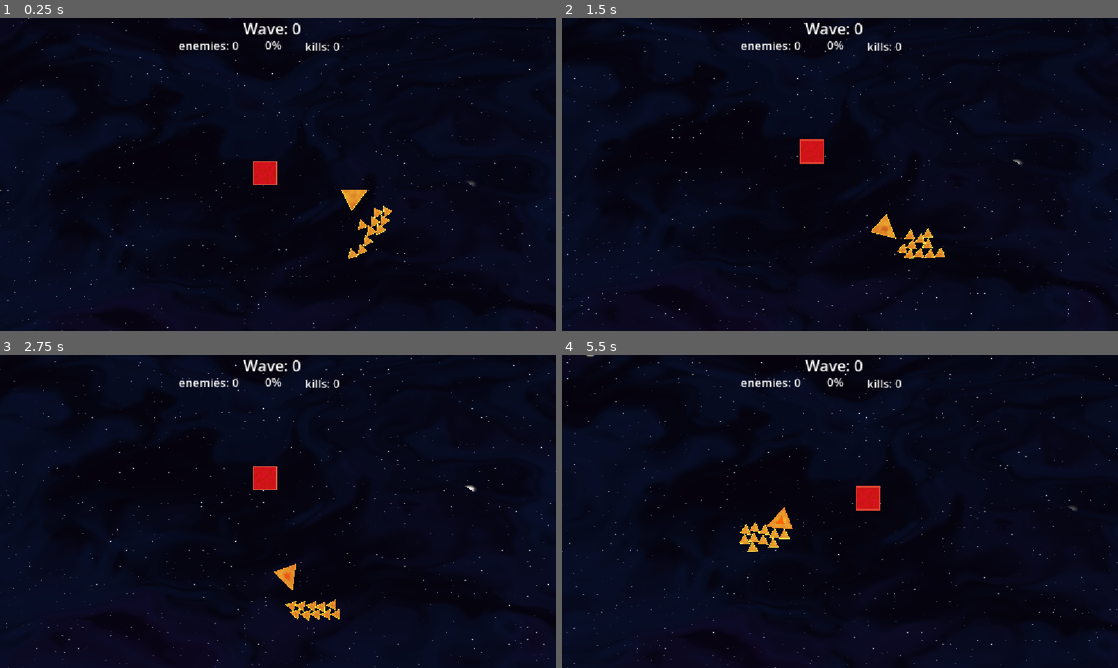
Above: before the commit, frames 1-4 (two rows, left to right).
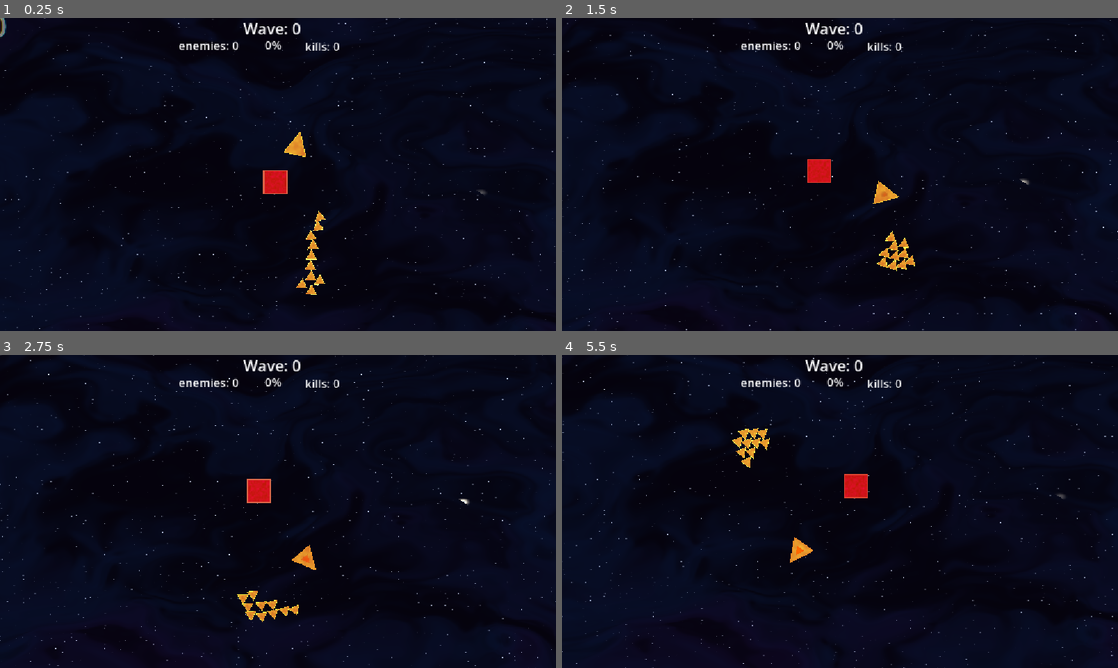
Above: after the commit, the same moments.

Repository: Eugene0-dev/SqRT
Game: Godot game, scene res://scenes/world.tscn
Two runs of this game, one before a commit and one after it. Both use one fixed random seed, a clock stepped at 60 frames per second and the inputs below.
Inputs:
- Up to frame 1 (0.25 s): no input
- Up to frame 2 (1.5 s): no input
- Up to frame 3 (2.75 s): no input
- Up to frame 4 (5.5 s): no input

The runs differ from the first frame. In frame 1, 2.3% of the frame differs, in the area x 0-100%, y 0-100%; in frame 2, 2.4%; in frame 3, 2.3%; in frame 4, 2.5%.
Error in both runs: Invalid assignment of property or key 'circles_counter' with value of type 'int' on a base object of type 'Nil'. (res://scripts/world.gd:67)

Commit message:
refactoring

Diff:
--- a/scripts/triangle.gd
+++ b/scripts/triangle.gd
@@ -90,16 +90,15 @@
 	return direction
 
 func idle(delta: float) -> void:
-	angle += delta/2
+	angle += speed / orbit_radius * delta
 	var destination := square.global_position + Vector2(
 		cos(angle),
 		sin(angle)
 	) * orbit_radius
 
-	var tanget := Vector2(-sin(angle), cos(angle) * (orbit_radius * angular_speed))
-	var correction := global_position.direction_to(destination) * global_position.distance_to(destination) * 5.0
-
-	velocity = tanget + correction
+	velocity = global_position.direction_to(destination) *\
+	global_position.distance_to(destination) *\
+	speed / orbit_radius
 	spin(square.global_position, delta, true)
 
 func alt_idle(delta: float) -> void:
